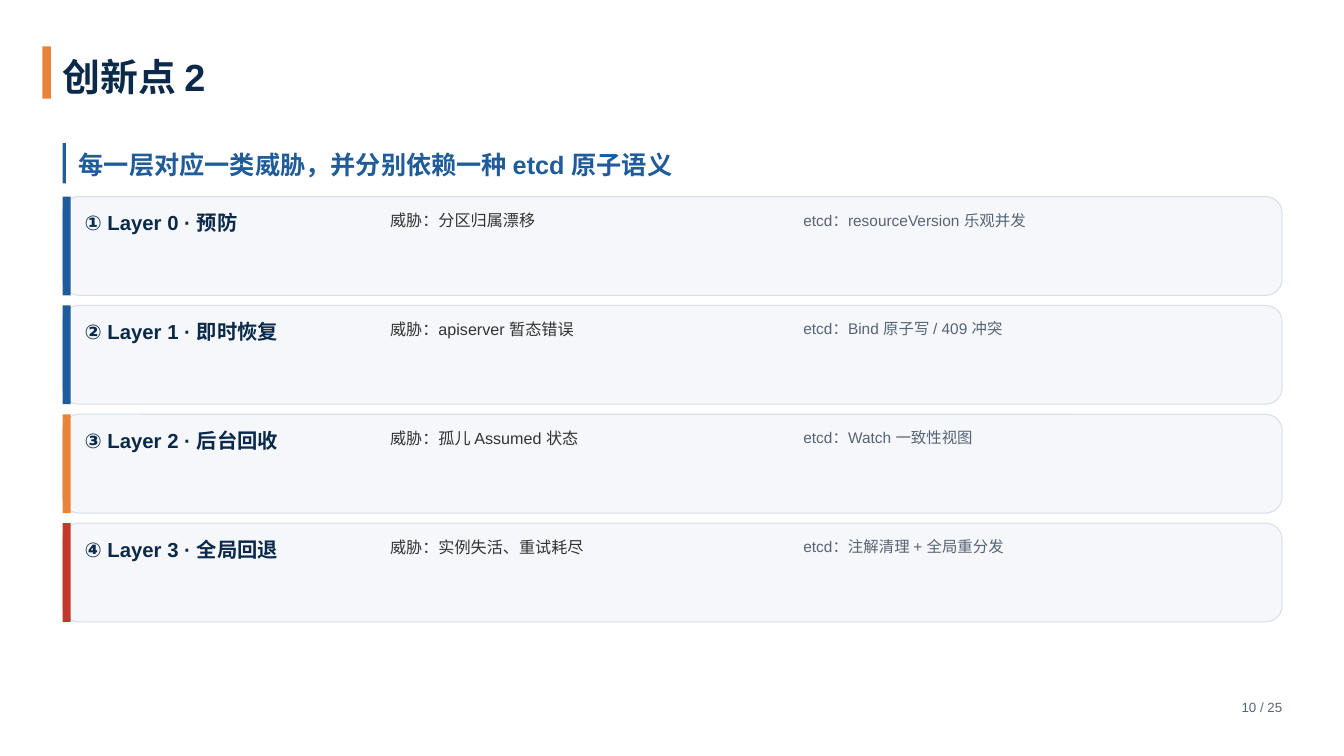
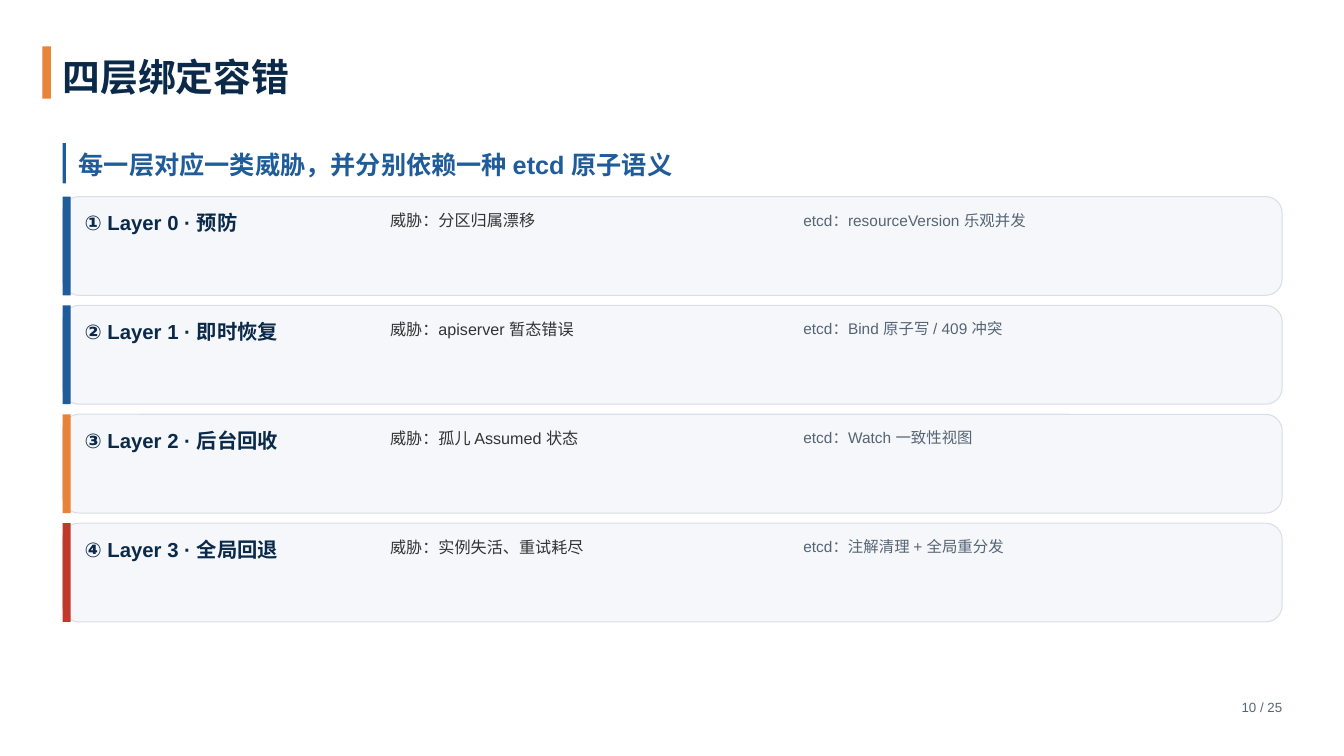
Before and after one commit to tengfei86/godel-scheduler, a slide deck: slide 10 of docs/thesis/defense/答辩PPT-基于etcd的分布式Kubernetes调度器.pptx. Drawn at 1344x756 pixels with LibreOffice and Linux fonts; fonts in the diff are those of the drawing. Boxes give left, top, right and bottom in pixels: in the first picture for what was removed or moved away, otherwise in the second. Text is boxed around its words. In the diff, an @@ line names an element or a change of style, - is before the commit and + after.

Commit message:
docs(thesis): 创新点页标题改为内容型（进程内 Binder 架构 / 四层绑定容错）
「创新点 1」「创新点 2」作为页标题信息量为零，读者看不出讲的是什么。
改为与内容对应的名词性标题：

- P8：创新点 1 → 进程内 Binder 架构（对应第 5 章标题，页内含 fig5-1a/b 对比）
- P10：创新点 2 → 四层绑定容错（页内为 Layer 0~3 时间轴）

创新点的"身份"仍由 P4「研究内容与创新点」总览页交代，不丢信息。

```diff
--- a/docs/thesis/defense/答辩PPT-基于etcd的分布式Kubernetes调度器.pptx
+++ b/docs/thesis/defense/答辩PPT-基于etcd的分布式Kubernetes调度器.pptx
@@ text at box(62, 58, 289, 95): text changed @@
-创新点 2
+四层绑定容错
```
Also in this commit, not shown: 1 other slide changed, 3 other files.
